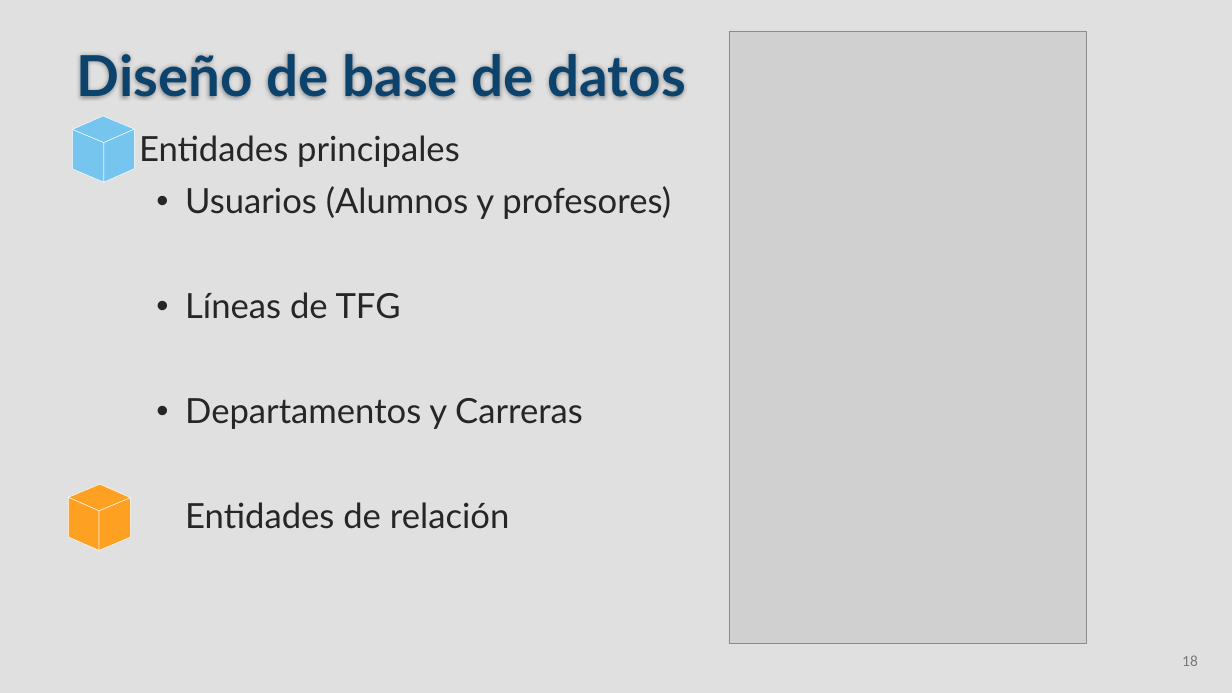
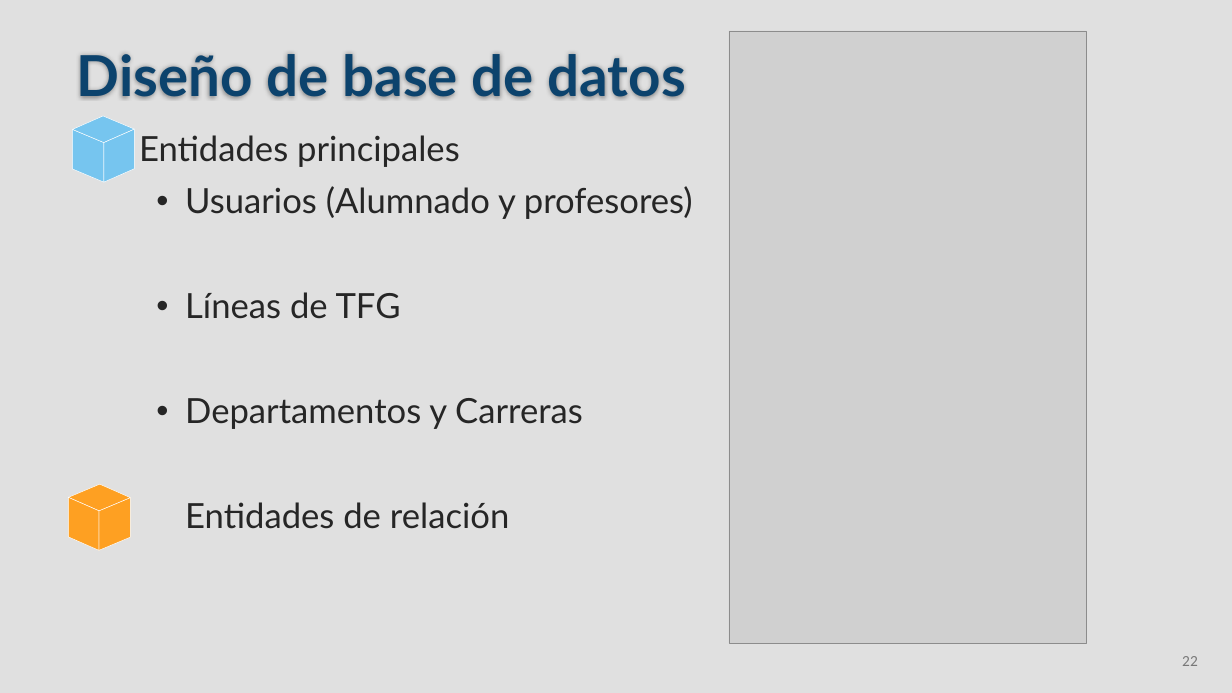
Before and after one commit to DavidBuenoCarmona/TFGinfo, a slide deck: slide 22 of Presentación/TFGinfo.pptx (slide 18 before the commit). Drawn at 1232x693 pixels with LibreOffice and Linux fonts; fonts in the diff are those of the drawing; grey boxes stand for pictures. Boxes give left, top, right and bottom in pixels: in the first picture for what was removed or moved away, otherwise in the second. Text is boxed around its words. In the diff, an @@ line names an element or a change of style, - is before the commit and + after.

```diff
--- a/Presentación/TFGinfo.pptx
+++ b/Presentación/TFGinfo.pptx
@@ text at [185,186,693,219]: text changed @@
-  • Usuarios (Alumnos y profesores)
+  • Usuarios (Alumnado y profesores)
@@ page number at [1182,656,1198,666]: text changed @@
-18
+22
```
Also in this commit, not shown: 2 other slides changed, 4 slides added.
